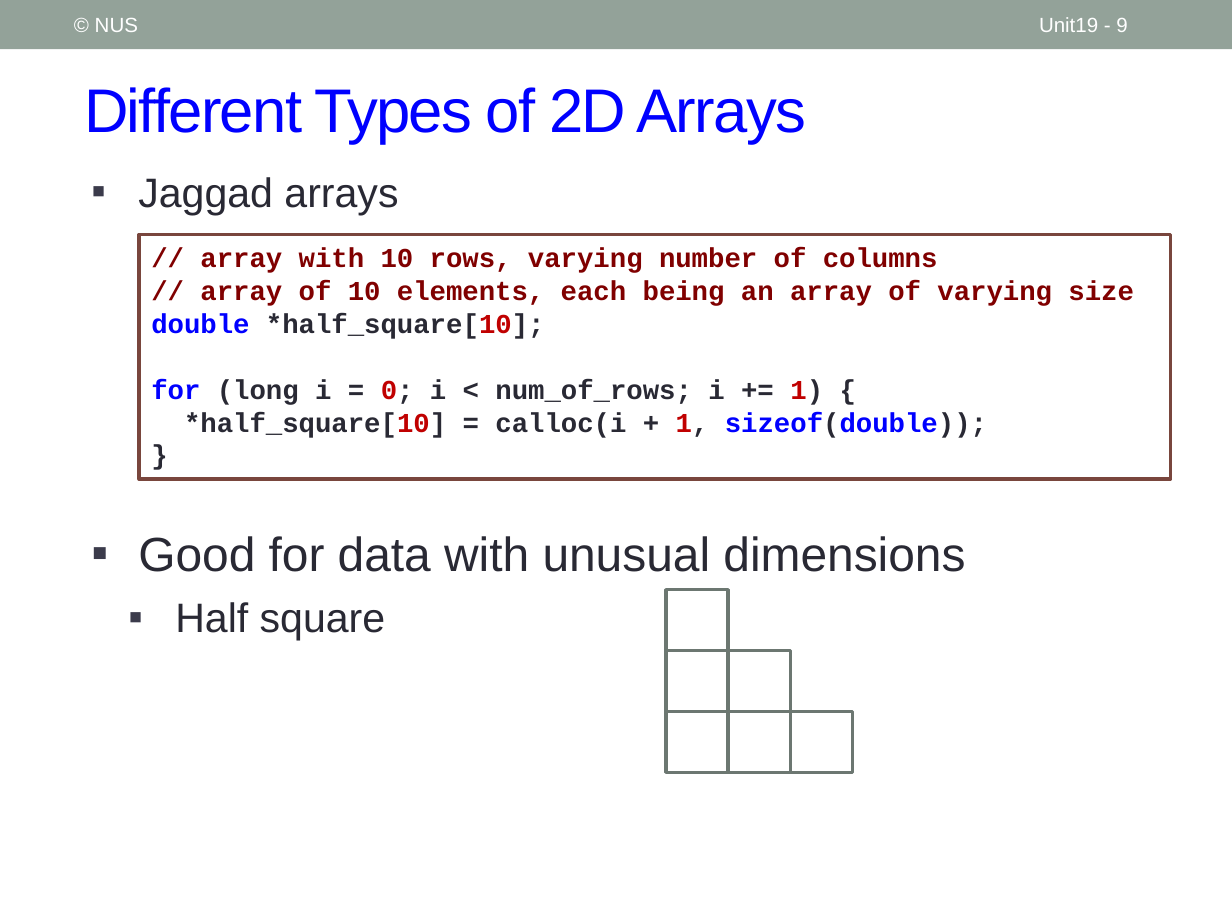
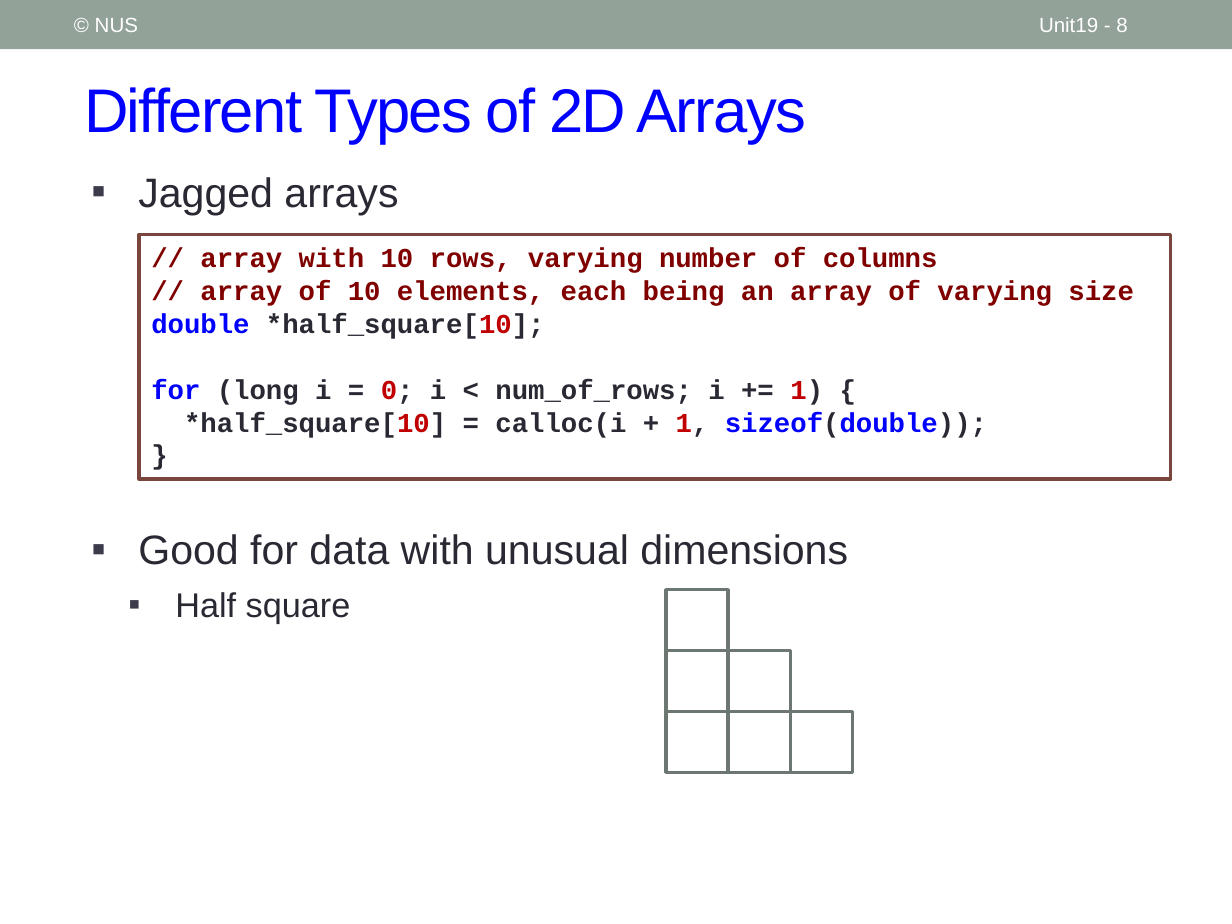
Before and after one commit to nus-cs1010-2021-s2/website, a slide deck: slide 8 of slides/Unit19_Multi-Dimensional Arrays.pptx (slide 9 before the commit). Drawn at 1232x924 pixels with LibreOffice and Linux fonts; fonts in the diff are those of the drawing. Boxes give left, top, right and bottom in pixels: in the first picture for what was removed or moved away, otherwise in the second. Text is boxed around its words. In the diff, an @@ line names an element or a change of style, - is before the commit and + after.

```diff
--- a/slides/Unit19_Multi-Dimensional Arrays.pptx
+++ b/slides/Unit19_Multi-Dimensional Arrays.pptx
@@ page number at <box>1039,17,1127,32</box>: text changed @@
-Unit19 - 9
+Unit19 - 8
@@ text at <box>138,177,398,215</box>: text changed @@
-▪ Jaggad arrays
+▪ Jagged arrays
@@ text at <box>138,534,848,623</box>: size 28 to 24 pt in "Good for data with unusual dimensions"; size 24 to 20 pt in "Half square" @@
```
Also in this commit, not shown: 4 other slides changed, 1 slide removed, 4 other files.
